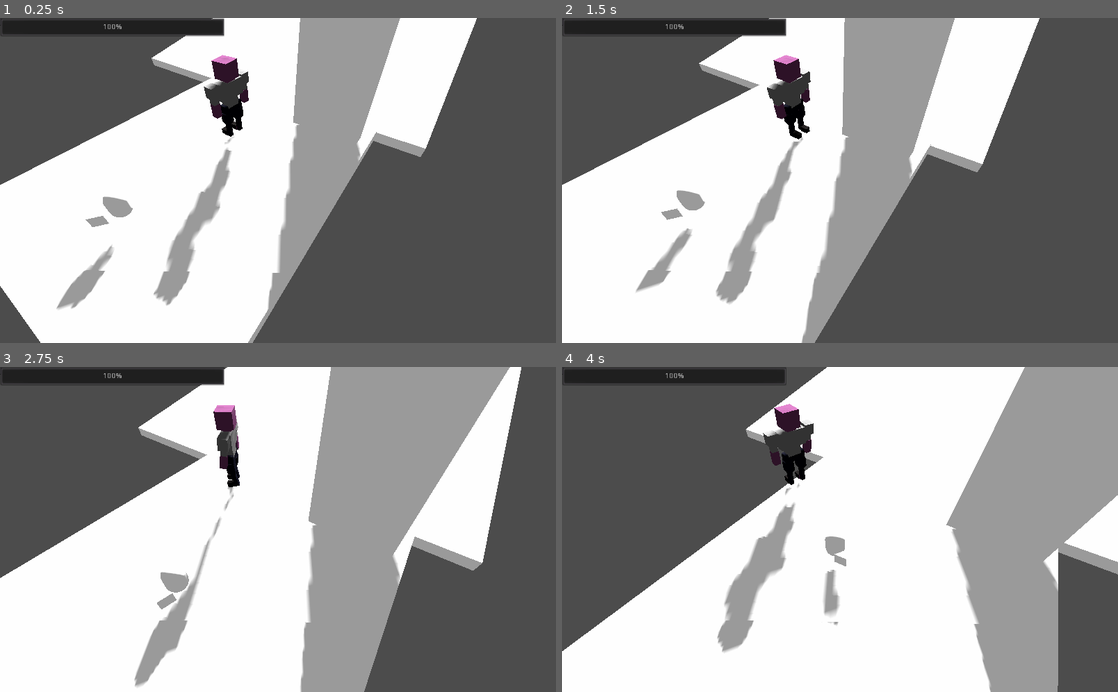
Above: before the commit, frames 1-4 (two rows, left to right).
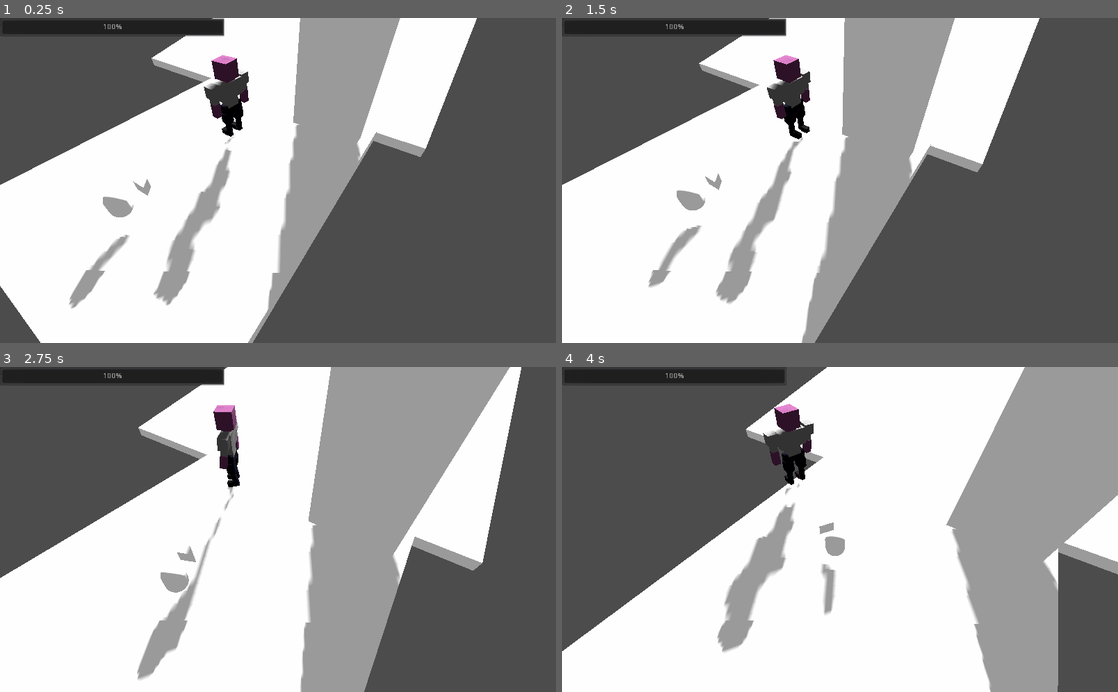
Above: after the commit, the same moments.

Repository: petwoo10/Game2021
Game: Godot game, scene res://test level.tscn
Two runs of this game, one before a commit and one after it. Both use one fixed random seed, a clock stepped at 60 frames per second and the inputs below.
Inputs (mouse positions are in pixels of both pictures, inside the frame that each line leads up to):
- Up to frame 1 (0.25 s): no input
- Up to frame 2 (1.5 s): tap Enter (ui_accept) at 0.5, 0.77 s; move the mouse to (812, 245) at 0.52 s; hold Up (ui_up) from 0.53 s (still down); move the mouse to (1006, 229) at 1.27 s
- Up to frame 3 (2.75 s): tap Enter (ui_accept) at 1.52 s; move the mouse to (111, 480) at 2.02 s; release Up (ui_up) at 2.03 s; hold Left (ui_left) from 2.03 s (still down)
- Up to frame 4 (4 s): move the mouse to (867, 529) at 2.77 s; tap Enter (ui_accept) at 3.02, 3.77 s; move the mouse to (756, 448) at 3.52 s; release Left (ui_left) at 3.53 s; hold Down (ui_down) from 3.53 s (still down)

The runs differ from the first frame. In frame 1, 0.4% of the frame differs, in the area x 10-28%, y 49-90%; in frame 2, 0.4%; in frame 3, 0.2%; in frame 4, 0.3%.

Commit message:
player hurt now

Diff:
--- a/I will Rise/enermy.gd
+++ b/I will Rise/enermy.gd
@@ -5,6 +5,9 @@
 var move_speed = 230
 var follow_player = false
 var enermy_health = 30
+var player_list = ["res://Player.tscn"]
+var enemy_attack = 10
+
 
 func _process(delta):
 	if enermy_health <=0:
@@ -35,3 +38,9 @@
 		$RayCast.set_enabled(false)
 		print("lost")
 		follow_player = false
+
+
+
+func _on_hitbox_body_entered(body):
+	if body.filename in player_list:
+		PlayerStats.change_health(-enemy_attack)
--- a/I will Rise/enermy.tscn
+++ b/I will Rise/enermy.tscn
@@ -10,6 +10,9 @@
 
 [sub_resource type="CylinderShape" id=4]
 
+[sub_resource type="BoxShape" id=5]
+extents = Vector3( 3.69528, 3.31477, 3.15308 )
+
 [node name="enermy" type="KinematicBody" groups=[
 "enemy",
 ]]
@@ -20,7 +23,7 @@
 shape = SubResource( 1 )
 
 [node name="diertion" type="MeshInstance" parent="."]
-transform = Transform( 0.810002, 0, 0, 0, -2.53409e-08, -0.579732, 0, 0.507709, -2.21926e-08, 0, 1.52868, 2.18725 )
+transform = Transform( -0.810002, -4.43853e-08, 1.94014e-15, 0, -2.53409e-08, -0.579732, 7.08126e-08, -0.507709, 2.21926e-08, 0, 1.52868, -2.81275 )
 mesh = SubResource( 2 )
 material/0 = null
 
@@ -39,5 +42,13 @@
 [node name="RayCast" type="RayCast" parent="."]
 transform = Transform( 1, 0, 0, 0, -4.37114e-08, -1, 0, 1, -4.37114e-08, 0, 1.52868, -4.76837e-07 )
 
+[node name="hitbox" type="Area" parent="."]
+transform = Transform( -1, 0, -8.74228e-08, 0, 1, 0, 8.74228e-08, 0, -1, 0, 0, 0 )
+
+[node name="CollisionShape" type="CollisionShape" parent="hitbox"]
+transform = Transform( 1, 0, 0, 0, 1, 0, 0, 0, 1, 0, 3.35076, 4.86082 )
+shape = SubResource( 5 )
+
 [connection signal="body_entered" from="Area" to="." method="_on_Area_body_entered"]
 [connection signal="body_exited" from="Area" to="." method="_on_Area_body_exited"]
+[connection signal="body_entered" from="hitbox" to="." method="_on_hitbox_body_entered"]
Not shown: 1 places in I will Rise/enermy.tscn that only renumber resources
